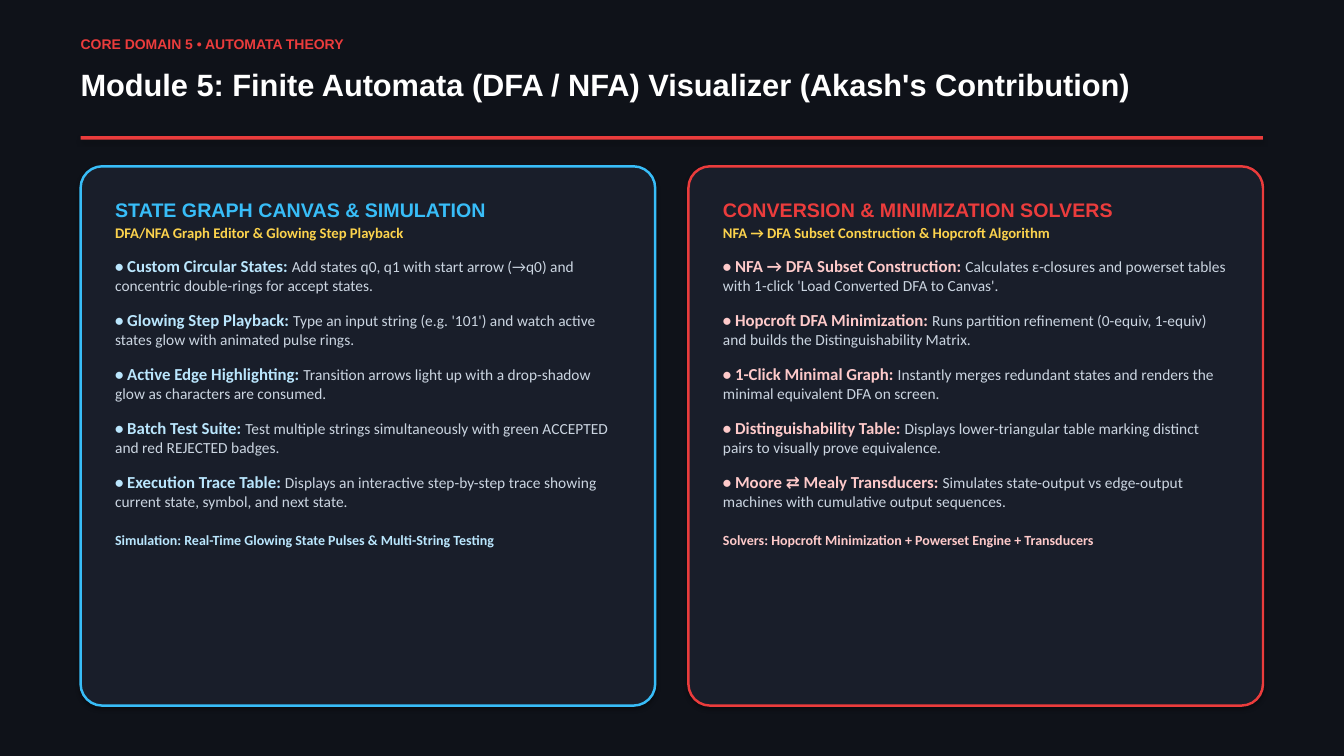
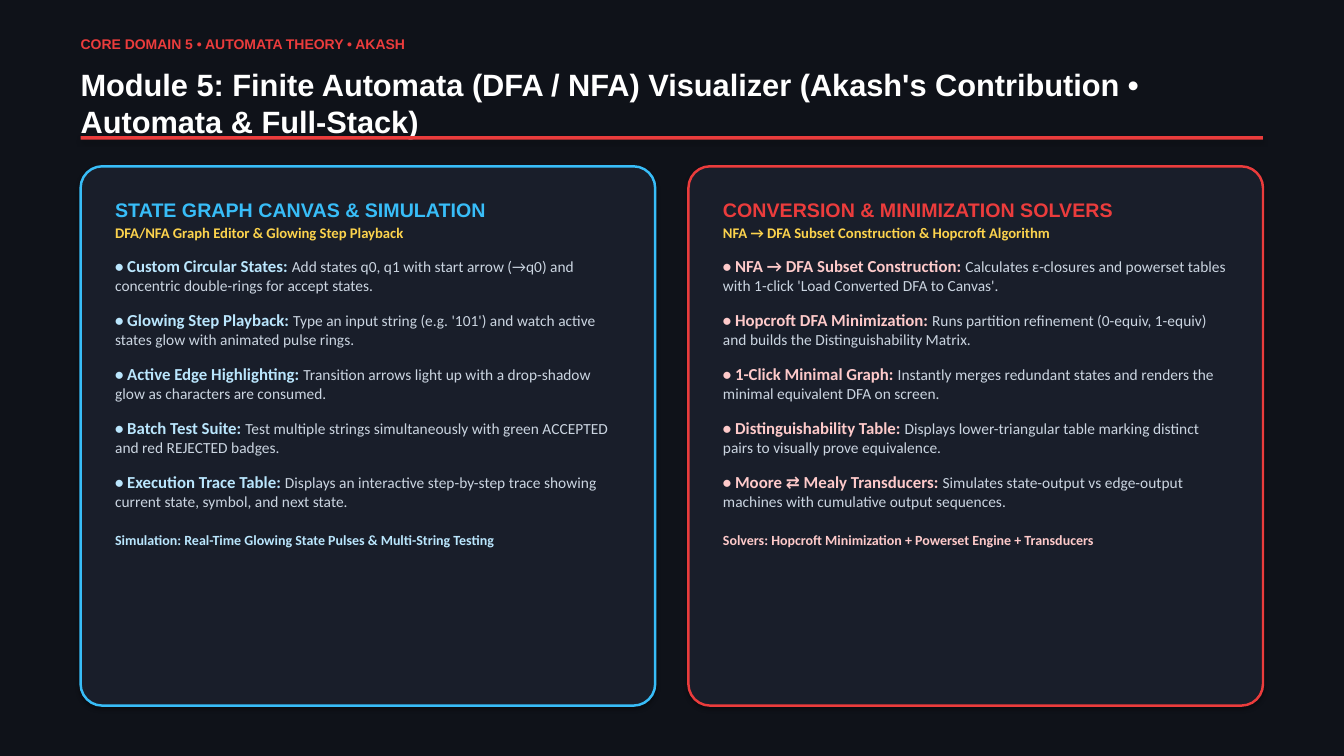
Before and after one commit to akash20065ray-sys/Logic_verse, a slide deck: slide 9 of LogicVerse_Presentation_With_Names.pptx. Drawn at 1344x756 pixels with LibreOffice and Linux fonts; fonts in the diff are those of the drawing. Boxes give left, top, right and bottom in pixels: in the first picture for what was removed or moved away, otherwise in the second. Text is boxed around its words. In the diff, an @@ line names an element or a change of style, - is before the commit and + after.

Commit message:
docs(presentation): update member roles and module breakdown matching exact specs

```diff
--- a/LogicVerse_Presentation_With_Names.pptx
+++ b/LogicVerse_Presentation_With_Names.pptx
@@ text at <box>81,39,405,49</box>: text changed @@
-CORE DOMAIN 5 • AUTOMATA THEORY
+CORE DOMAIN 5 • AUTOMATA THEORY • AKASH
@@ text at <box>81,73,1119,138</box>: text changed @@
-Module 5: Finite Automata (DFA / NFA) Visualizer (Akash's Contribution)
+Module 5: Finite Automata (DFA / NFA) Visualizer (Akash's Contribution • Automata & Full-Stack)
```
Also in this commit, not shown: 8 other slides changed, 2 other files.
